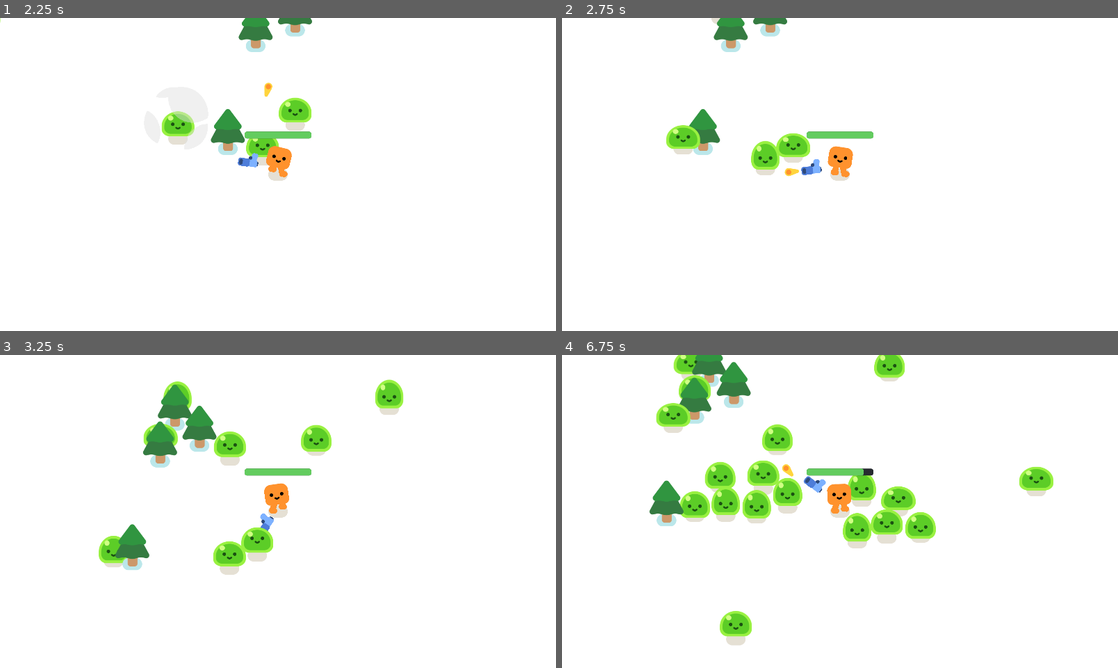
Above: before the commit, frames 1-4 (two rows, left to right).
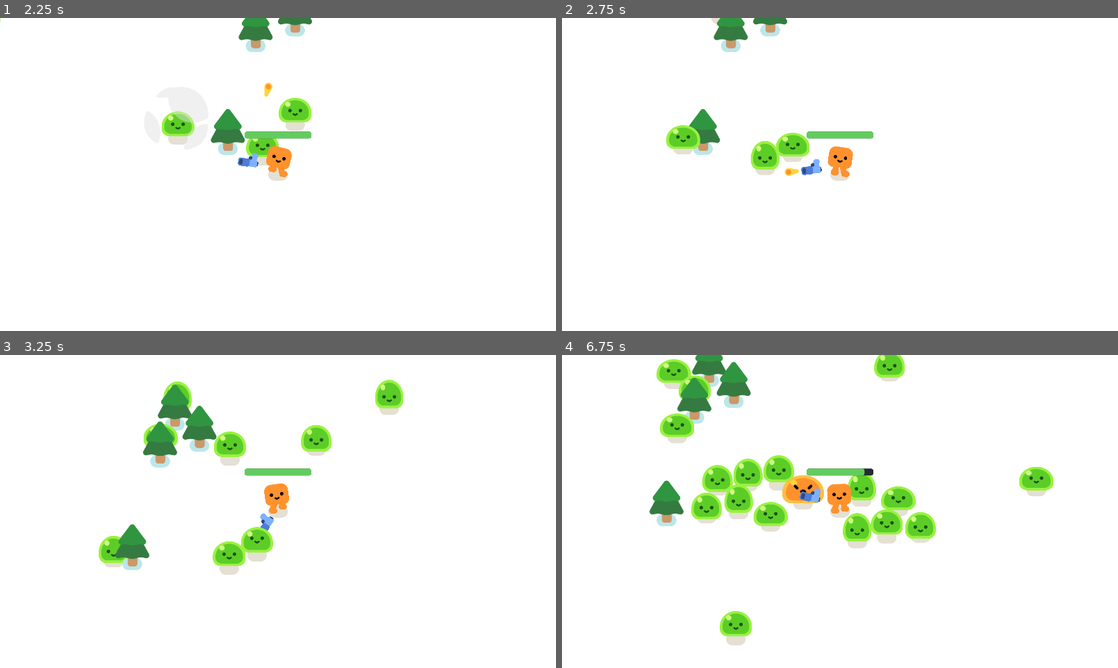
Above: after the commit, the same moments.

Repository: larouxn/godot-vampires
Game: Godot game, scene res://godot_vampires.tscn
Same seed, same stepped clock (60 frames per second), same inputs: the game is played once before the commit and once after it.
Inputs:
- Up to frame 1 (2.25 s): hold D (move_right) 0.53-1.28 s; hold S (move_down) 1.28-2.03 s; hold D (move_right) from 2.03 s (still down)
- Up to frame 2 (2.75 s): keep holding D (move_right)
- Up to frame 3 (3.25 s): release D (move_right) at 2.78 s; hold W (move_up) from 2.78 s (still down)
- Up to frame 4 (6.75 s): release W (move_up) at 3.53 s; hold A (move_left) 3.53-5.03 s; hold S (move_down) 5.03-5.78 s; hold D (move_right) 5.78-6.53 s; hold W (move_up) from 6.53 s (still down)

Frame 1 is identical in both runs. In frame 2, 0.1% of the frame differs, in the area x 33-46%, y 36-51%; in frame 3, less than 0.1%; in frame 4, 5.0%, in the area x 16-55%, y 0-57%.

Commit message:
Add fix for mob and player platform floor layers

Diff:
--- a/godot_vampires.tscn
+++ b/godot_vampires.tscn
@@ -23,6 +23,7 @@
 
 [node name="Player" parent="." instance=ExtResource("1_nx7cb")]
 position = Vector2(923, 564)
+platform_floor_layers = 0
 
 [node name="Path2D" type="Path2D" parent="Player"]
 position = Vector2(-923, -564)
--- a/mob.tscn
+++ b/mob.tscn
@@ -9,6 +9,7 @@
 [node name="Mob" type="CharacterBody2D"]
 collision_layer = 2
 collision_mask = 3
+platform_floor_layers = 0
 script = ExtResource("1_8o684")
 
 [node name="Slime" parent="." instance=ExtResource("1_gx453")]
